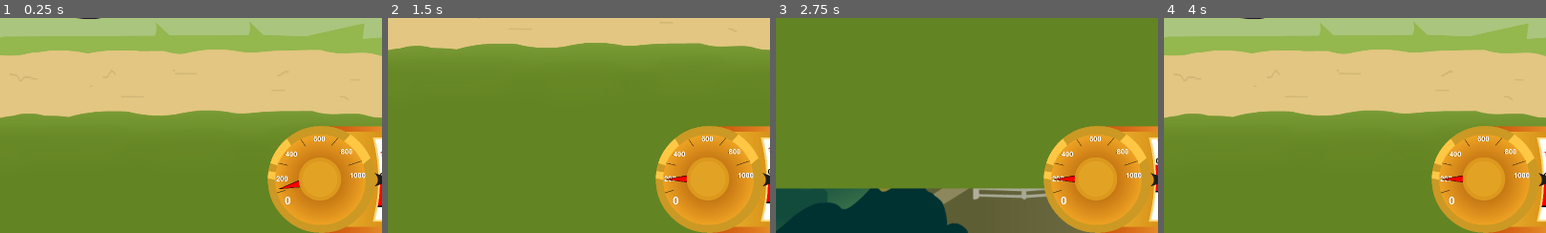
Above: before the commit, frames 1-4 (left to right).
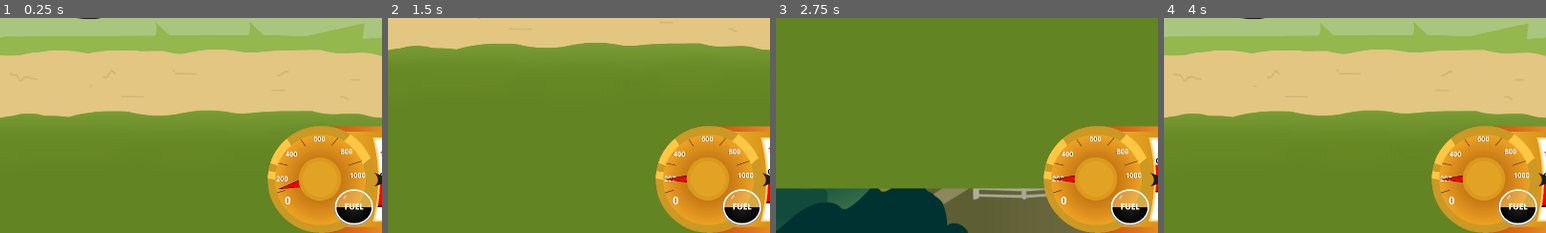
Above: after the commit, the same moments.

Repository: 100-Devs-1-Game/FlightOfHarmony
Game: Godot game, scene res://flight/flight_scene.tscn
Two runs of this game, one before a commit and one after it. Both use one fixed random seed, a clock stepped at 60 frames per second and the inputs below. This scene is started directly instead of the project's main scene.
Inputs (mouse positions are % of the whole screen's width and height, from its top left):
- Up to frame 1 (0.25 s): no input
- Up to frame 2 (1.5 s): tap Enter at 0.5 s; move the mouse to (72, 45) at 0.52 s; hold D (rotate_right) 0.53-1.28 s; hold Space (propulsion) 0.53-1.28 s; move the mouse to (30, 55) at 1.27 s; hold Down (ui_down) from 1.28 s (still down); tap Space (propulsion) at 1.35 s
- Up to frame 3 (2.75 s): move the mouse to (60, 28) at 2.02 s; release Down (ui_down) at 2.03 s; hold D (rotate_right) from 2.03 s (still down); hold Space (propulsion) from 2.03 s (still down)
- Up to frame 4 (4 s): tap Enter at 2.75 s; move the mouse to (45, 70) at 2.77 s; release D (rotate_right) at 2.78 s; release Space (propulsion) at 2.78 s; hold Up (ui_up) 2.78-3.53 s; tap Space (propulsion) at 2.85 s; move the mouse to (80, 65) at 3.52 s; hold A (rotate_left) from 3.53 s (still down); hold Space (propulsion) from 3.53 s (still down)
The pictures show only the part of the screen within x 45-95%, y 50-100%; the shares and areas given below are measured in that part.

The runs differ from the first frame. In frame 1, 1.4% of the frame differs, in the area x 87-98%, y 79-97%; in frame 2, 1.4%; in frame 3, 1.4%; in frame 4, 1.4%.

Commit message:
Add fuel display

Diff:
--- a/src/flight/flight_scene.tscn
+++ b/src/flight/flight_scene.tscn
@@ -10,6 +10,8 @@
 [ext_resource type="Texture2D" uid="uid://c5afudwhxsu1u" path="res://assets/art/flight/ui/height_bar.png" id="5_kocle"]
 [ext_resource type="Texture2D" uid="uid://dyt7juo7oejxa" path="res://assets/art/results/Clipboard_fly_results.png" id="8_id0b6"]
 [ext_resource type="Script" uid="uid://cue72b4gwopwq" path="res://flight/follow_camera.gd" id="9_gygq8"]
+[ext_resource type="Texture2D" uid="uid://b63svv3ovkpoi" path="res://assets/art/flight/ui/fuel_empty.png" id="10_w4lhg"]
+[ext_resource type="Texture2D" uid="uid://baoy2yc4l0y5h" path="res://assets/art/flight/ui/fuel_full.png" id="11_3eluj"]
 
 [sub_resource type="WorldBoundaryShape2D" id="WorldBoundaryShape2D_x3l2y"]
 
@@ -212,7 +214,7 @@
 width = 400.0
 default_color = Color(0.233816, 0.509888, 0.232742, 1)
 
-[node name="UI" type="CanvasLayer" parent="." node_paths=PackedStringArray("player_ref", "arrow", "height")]
+[node name="UI" type="CanvasLayer" parent="." node_paths=PackedStringArray("player_ref", "arrow", "height", "fuel_progress_bar")]
 script = ExtResource("4_jmk2h")
 raise_speed_pixels_per_unit = 0.05
 player_ref = NodePath("../Pony")
@@ -220,6 +222,7 @@
 height = NodePath("Speedometer/Control/Heightbar")
 sweep_max_deg = 212.045
 speed_smooth_speed = 90.0
+fuel_progress_bar = NodePath("Speedometer/Fuel Display")
 
 [node name="Speedometer" type="TextureRect" parent="UI"]
 anchors_preset = 3
@@ -290,6 +293,18 @@
 grow_vertical = 2
 theme_override_styles/panel = SubResource("StyleBoxFlat_kocle")
 
+[node name="Fuel Display" type="TextureProgressBar" parent="UI/Speedometer"]
+layout_mode = 0
+offset_left = 168.0
+offset_top = 159.0
+offset_right = 650.0
+offset_bottom = 605.0
+scale = Vector2(0.205, 0.205)
+value = 50.0
+fill_mode = 3
+texture_under = ExtResource("10_w4lhg")
+texture_progress = ExtResource("11_3eluj")
+
 [node name="Results" type="TextureRect" parent="UI"]
 visible = false
 z_index = 2
--- a/src/flight/ui_controller.gd
+++ b/src/flight/ui_controller.gd
@@ -4,7 +4,7 @@
 @export var raise_speed_pixels_per_unit: float = 0.5
 #activates the ui functionality incase we need to disable it at all vv
 @export var active: bool = true
-@export var player_ref: CharacterBody2D
+@export var player_ref: FlyingPony
 @export var arrow: TextureRect
 @export var height: TextureRect
 
@@ -16,9 +16,14 @@
 @export var sweep_max_deg: float = 180.0
 @export var speed_smooth_speed: float = 480.0
 
+@export var fuel_progress_bar: TextureProgressBar
+
+
 var default_height_y: float = 0.0
 var start_player_y: float = 0.0
 var zero_angle_deg: float = 0.0
+
+
 
 func _ready() -> void:
 
@@ -36,6 +41,7 @@
 	if active and is_instance_valid(player_ref):
 		_update_height_meter()
 		_update_speedometer(delta)
+		_update_fuel_display()
 
 
 func _update_height_meter() -> void:
@@ -57,5 +63,10 @@
 
 	arrow.rotation_degrees = move_toward(arrow.rotation_degrees, target_angle, speed_smooth_speed * delta)
 
+
+func _update_fuel_display():
+	var fuel: float= player_ref.remaining_fuel
+
+
 func _run_ended() -> void:
 	$UIAnim.play("display_results")
Binary file added: src/assets/art/flight/ui/fuel_empty.png
Not shown, added: src/assets/art/flight/ui/fuel_empty.png.import
Binary file added: src/assets/art/flight/ui/fuel_full.png
Not shown, added: src/assets/art/flight/ui/fuel_full.png.import
Not shown: 1 places in src/flight/flight_scene.tscn that only renumber resources
